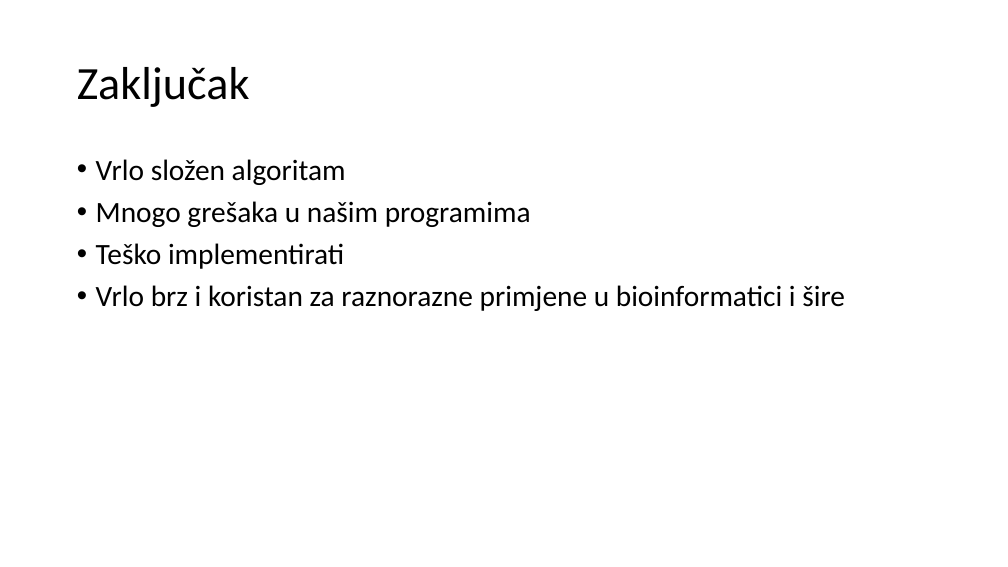
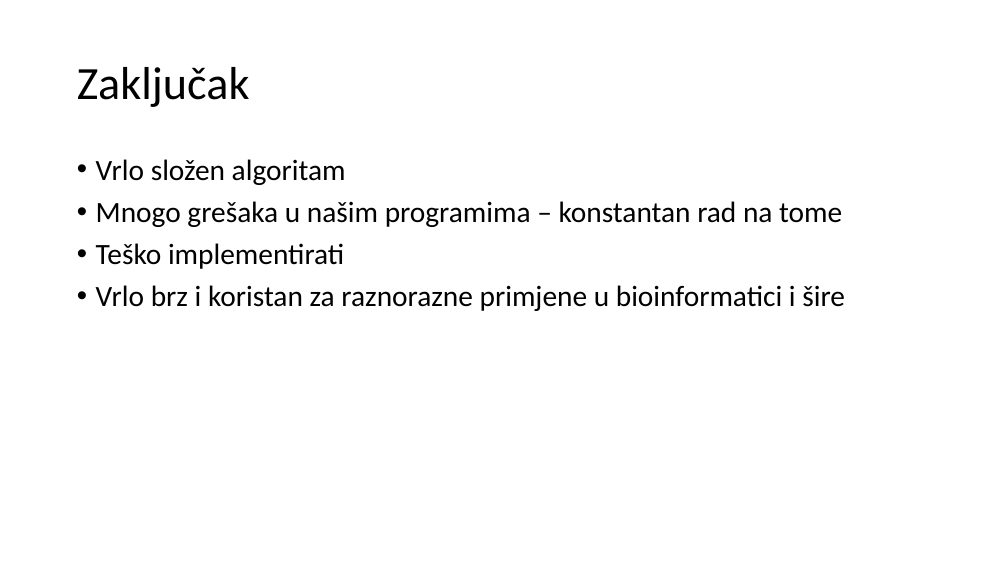
Before and after one commit to saiyadjin/Bioinformatika, a slide deck: slide 19 of IMPLEMENTACIJA UKKONENOVOG ALGORITMA.pptx. Drawn at 1008x567 pixels with LibreOffice and Linux fonts; fonts in the diff are those of the drawing. Boxes give left, top, right and bottom in pixels: in the first picture for what was removed or moved away, otherwise in the second. Text is boxed around its words. In the diff, an @@ line names an element or a change of style, - is before the commit and + after.

```diff
--- a/IMPLEMENTACIJA UKKONENOVOG ALGORITMA.pptx
+++ b/IMPLEMENTACIJA UKKONENOVOG ALGORITMA.pptx
@@ text at (x1=96, y1=201, x2=842, y2=227): text changed @@
-• Mnogo grešaka u našim programima
+• Mnogo grešaka u našim programima – konstantan rad na tome
```
Also in this commit, not shown: 2 other slides changed, 2 other files.
